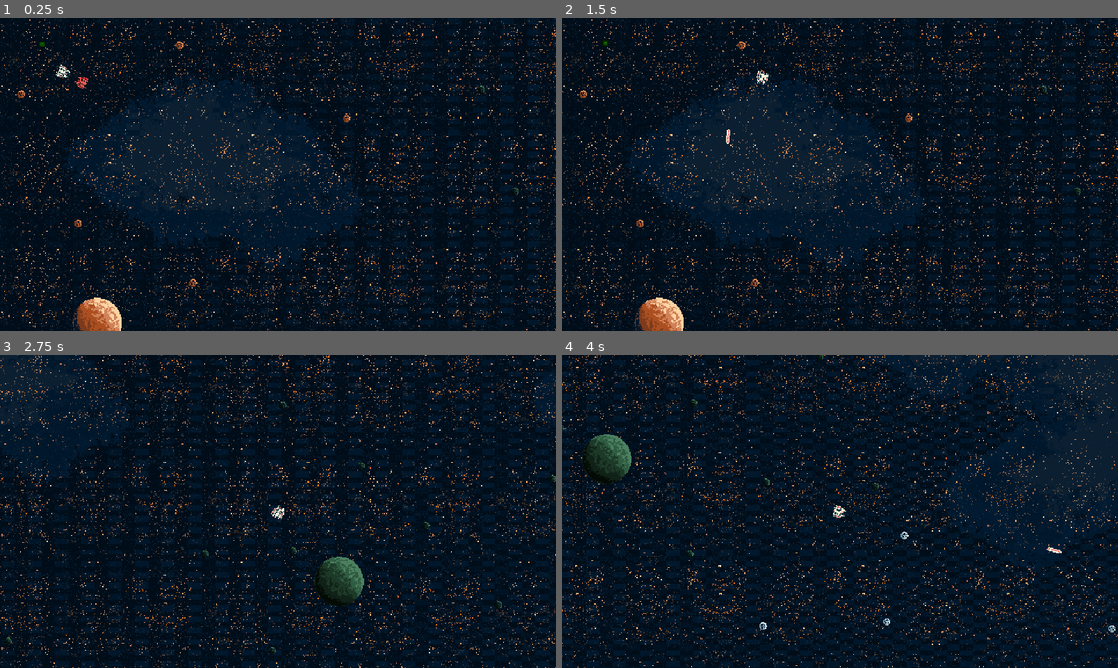
Above: before the commit, frames 1-4 (two rows, left to right).
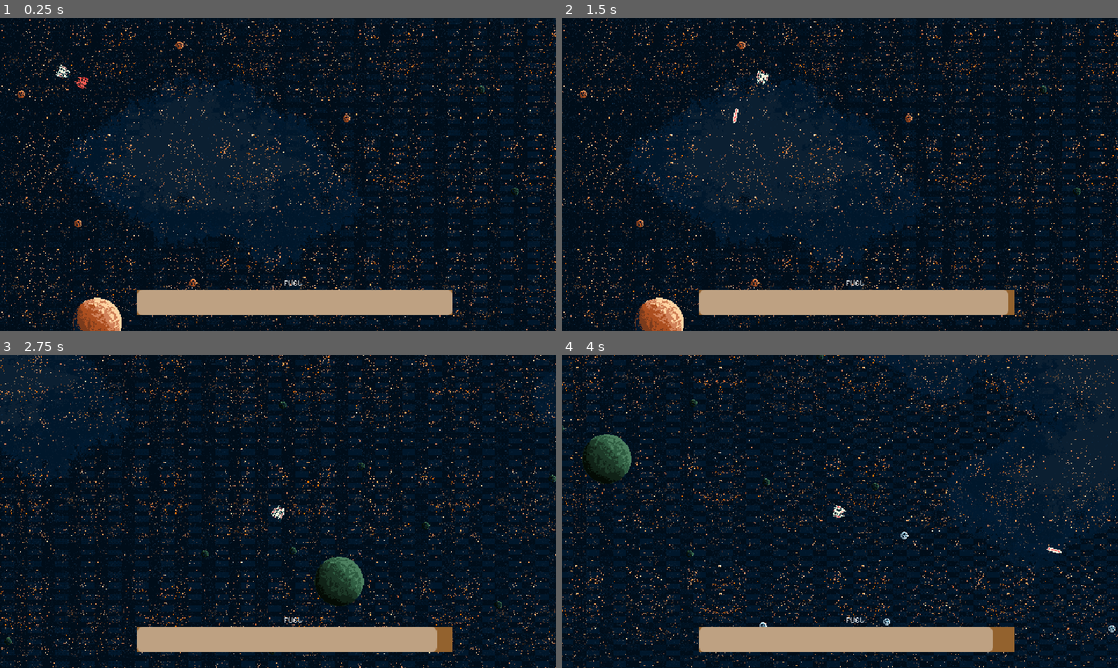
Above: after the commit, the same moments.

Repository: ungoabi/GMTK-GameJam-2026
Game: Godot game, scene res://scenes/main/main.tscn
The game is run twice, just before and just after one commit, with the same random seed, the same clock (stepped at 60 frames per second) and the same inputs. The engine's default icon, where the game draws it, is replaced by a stand-in: a white triangle on a blue panel in a dark square.
Inputs (mouse positions are in pixels of both pictures, inside the frame that each line leads up to):
- Up to frame 1 (0.25 s): no input
- Up to frame 2 (1.5 s): move the mouse to (962, 158) at 0.52 s; press the mouse at (962, 158) at 0.53 s; hold D (move_right) 0.53-1.28 s; move the mouse to (728, 190) at 1.27 s; release the mouse at (728, 190) at 1.28 s; hold S (move_down) from 1.28 s (still down); click (728, 190) at 1.35 s
- Up to frame 3 (2.75 s): move the mouse to (333, 442) at 2.02 s; release S (move_down) at 2.03 s; press the mouse at (333, 442) at 2.03 s; hold D (move_right) from 2.03 s (still down)
- Up to frame 4 (4 s): move the mouse to (812, 574) at 2.77 s; release D (move_right) at 2.78 s; release the mouse at (812, 574) at 2.78 s; hold U (debug_upgrade) 2.78-3.53 s; click (812, 574) at 2.85 s; move the mouse to (1006, 558) at 3.52 s; press the mouse at (1006, 558) at 3.53 s; hold A (move_left) from 3.53 s (still down)

The runs differ from the first frame. In frame 1, 4.6% of the frame differs, in the area x 7-82%, y 7-95%; in frame 2, 4.7%, in the area x 7-82%, y 6-95%; in frame 3, 4.6%; in frame 4, 4.6%.

Commit message:
Fuel bar
added a fuel bar and some other stuff

Diff:
--- /dev/null
+++ b/GameStats.gd
@@ -0,0 +1,3 @@
+extends Node
+
+var player_fuel: int = 100
--- a/project.godot
+++ b/project.godot
@@ -22,6 +22,7 @@
 [autoload]
 
 Audio="*uid://dorj4qkvog5l7"
+GameStats="*uid://dh0ra4rx5m45o"
 
 [display]
 
--- a/scenes/entities/enemy/enemy.gd
+++ b/scenes/entities/enemy/enemy.gd
@@ -11,7 +11,7 @@
 	player = get_tree().get_first_node_in_group("player") as Node2D
 
 func _physics_process(delta: float) -> void:
-	var direction: Vector2 = (player.global_position - global_position) #.normalized()
+	var direction: Vector2 = (player.global_position - global_position).normalized()
 	movement.process_movement(direction, delta)
 	move_and_slide()
 	look_at(player.global_position)
--- /dev/null
+++ b/scenes/entities/pickups/pickup.gd
@@ -0,0 +1,20 @@
+class_name Pickup
+extends Area2D
+
+
+# Called when the node enters the scene tree for the first time.
+func _ready() -> void:
+	pass # Replace with function body.
+
+
+# Called every frame. 'delta' is the elapsed time since the previous frame.
+func _process(delta: float) -> void:
+	pass
+
+
+func _on_body_entered(body: Node2D) -> void:
+	print("pickup collided")
+
+	if body.is_in_group("player"):
+		body.upgrade_laser()
+		queue_free()
--- /dev/null
+++ b/scenes/entities/pickups/pickup.tscn
@@ -0,0 +1,20 @@
+[gd_scene format=3 uid="uid://bnpq76ueaxg1a"]
+
+[ext_resource type="Script" uid="uid://dobmnexq8f4ki" path="res://scenes/entities/pickups/pickup.gd" id="1_nlkuh"]
+[ext_resource type="Texture2D" uid="uid://bdxesfnk74rr7" path="res://icon.svg" id="2_oo117"]
+
+[sub_resource type="CircleShape2D" id="CircleShape2D_wtj55"]
+radius = 30.066593
+
+[node name="Pickup" type="Area2D" unique_id=1100804757]
+collision_mask = 2
+script = ExtResource("1_nlkuh")
+
+[node name="Sprite2D" type="Sprite2D" parent="." unique_id=1261593343]
+scale = Vector2(0.3, 0.3)
+texture = ExtResource("2_oo117")
+
+[node name="CollisionShape2D" type="CollisionShape2D" parent="." unique_id=2090411416]
+shape = SubResource("CircleShape2D_wtj55")
+
+[connection signal="body_entered" from="." to="." method="_on_body_entered"]
--- /dev/null
+++ b/scenes/main/fuelmeter.gd
@@ -0,0 +1,11 @@
+extends Control
+
+@onready var progress_bar: ProgressBar = $ProgressBar
+# Called when the node enters the scene tree for the first time.
+func _ready() -> void:
+	pass # Replace with function body.
+
+
+# Called every frame. 'delta' is the elapsed time since the previous frame.
+func _process(delta: float) -> void:
+	progress_bar.value = GameStats.player_fuel
--- a/scenes/main/main.tscn
+++ b/scenes/main/main.tscn
@@ -3,8 +3,12 @@
 [ext_resource type="Script" uid="uid://oig6322gqcj5" path="res://scenes/main/spawnpoints.gd" id="1_6q06x"]
 [ext_resource type="PackedScene" uid="uid://4o6ejd3y3itj" path="res://scenes/player/player.tscn" id="1_hyk8p"]
 [ext_resource type="Texture2D" uid="uid://dajvro13rswhn" path="res://assets/sprites/background/test.png" id="2_6q06x"]
-[ext_resource type="PackedScene" uid="uid://dvc3x84p35o7s" path="res://scenes/entities/civilian/civilian.tscn" id="3_k2fmo"]
 [ext_resource type="PackedScene" uid="uid://dlsn7gc1ue34q" path="res://scenes/entities/enemy/enemy.tscn" id="4_l3cfh"]
+[ext_resource type="Script" uid="uid://bnapfrrroj8nr" path="res://scenes/main/fuelmeter.gd" id="5_ow5a4"]
+[ext_resource type="FontFile" uid="uid://dpl3t4707x302" path="res://assets/fonts/PixelifySans-VariableFont_wght.ttf" id="6_hujxm"]
+
+[sub_resource type="StyleBoxFlat" id="StyleBoxFlat_6q06x"]
+bg_color = Color(0.578085, 0.38297984, 0.18087208, 1)
 
 [node name="Main" type="Node" unique_id=545323619]
 process_mode = 3
@@ -44,13 +48,12 @@
 position = Vector2(145.99997, 124.99994)
 scale = Vector2(1.0064473, 0.9903985)
 
-[node name="Civilian" parent="World/Entity" unique_id=2128872988 instance=ExtResource("3_k2fmo")]
-position = Vector2(96, 61)
-
 [node name="Projectiles" type="Node2D" parent="World/Entity" unique_id=845012577]
 
 [node name="Enemy" parent="World/Entity" unique_id=457442979 instance=ExtResource("4_l3cfh")]
 position = Vector2(191, 149)
+
+[node name="Pickups" type="Node2D" parent="World/Entity" unique_id=1110522398]
 
 [node name="Effect" type="Node2D" parent="World" unique_id=1015931991]
 
@@ -64,11 +67,39 @@
 offset_right = 40.0
 offset_bottom = 40.0
 
+[node name="Fuelmeter" type="Control" parent="Hud/Hud" unique_id=53062728]
+anchors_preset = 0
+offset_right = 40.0
+offset_bottom = 40.0
+script = ExtResource("5_ow5a4")
+
+[node name="ProgressBar" type="ProgressBar" parent="Hud/Hud/Fuelmeter" unique_id=1992671675]
+layout_mode = 0
+offset_left = 158.0
+offset_top = 313.0
+offset_right = 521.0
+offset_bottom = 342.0
+theme_override_colors/font_color = Color(0.9490196, 0.9490196, 0.9490196, 0)
+theme_override_constants/outline_size = -1
+theme_override_styles/background = SubResource("StyleBoxFlat_6q06x")
+step = 1.0
+
+[node name="Label" type="Label" parent="Hud/Hud/Fuelmeter" unique_id=1189873776]
+layout_mode = 0
+offset_left = 327.0
+offset_top = 299.0
+offset_right = 349.0
+offset_bottom = 312.0
+theme_override_fonts/font = ExtResource("6_hujxm")
+theme_override_font_sizes/font_size = 9
+text = "FUEL"
+
 [node name="Pause" type="CanvasLayer" parent="." unique_id=215865766]
 process_mode = 2
 layer = 20
 
 [node name="Pause" type="Control" parent="Pause" unique_id=1890377558]
+visible = false
 layout_mode = 3
 anchors_preset = 0
 offset_right = 40.0
@@ -79,6 +110,7 @@
 layer = 40
 
 [node name="Transition" type="Control" parent="Transition" unique_id=232521085]
+visible = false
 layout_mode = 3
 anchors_preset = 0
 offset_right = 40.0
--- a/scenes/player/player.gd
+++ b/scenes/player/player.gd
@@ -1,5 +1,4 @@
 extends CharacterBody2D
-
 
 @onready var movement: Movement = $Movement
 @onready var animation: Node = $Animation
@@ -10,7 +9,6 @@
 var input_shoot: bool = false
 var input_debug_upgrade: bool = false
 
-var fuel: int
 
 #move this to a shield scene
 var shield_max: int
@@ -40,6 +38,9 @@
 func _process(_delta: float) -> void:
 	animation.animate()
 
+	if GameStats.player_fuel<1:
+		die()
+
 
 func _gather_input() -> void:
 	input_direction = Input.get_vector("move_left", "move_right", "move_up", "move_down")
@@ -47,7 +48,17 @@
 	#debug remove later
 	input_debug_upgrade = Input.is_action_just_pressed("debug_upgrade")
 
-
 func _shoot_weapons() -> void:
 	for weapon: Weapon in weapons.get_children():
 		weapon.shoot()
+
+func upgrade_laser():
+	for weapon: Weapon in weapons.get_children():
+		if weapon.is_in_group("laser"):
+			weapon.upgrade()
+
+func _on_fuel_timer_timeout() -> void:
+	GameStats.player_fuel-=1
+
+func die():
+	queue_free()
--- a/scenes/player/player.tscn
+++ b/scenes/player/player.tscn
@@ -106,3 +106,9 @@
 root_node = NodePath("../..")
 libraries/ = SubResource("AnimationLibrary_0owmy")
 autoplay = &"idle"
+
+[node name="FuelTimer" type="Timer" parent="." unique_id=324591487]
+wait_time = 0.5
+autostart = true
+
+[connection signal="timeout" from="FuelTimer" to="." method="_on_fuel_timer_timeout"]
--- a/scenes/weapons/laser_gun/laser_gun.gd
+++ b/scenes/weapons/laser_gun/laser_gun.gd
@@ -1,6 +1,7 @@
 extends Weapon
 
 func _ready() -> void:
+	add_to_group("laser")
 	upgrade()
 
 func _spawn_projectile(marker: Marker2D) -> void:
@@ -14,6 +15,6 @@
 func apply_upgrade():
 	#I don't know why I have to do this. fire_cooldown starts at 0.5 for some reason even though it's set to 1 in the editor
 	fire_cooldown = 1
-	var new_fire_cooldown = fire_cooldown - (weapon_level * 0.2)
+	var new_fire_cooldown = fire_cooldown - (weapon_level * 0.15)
 	fire_cooldown_timer.wait_time = new_fire_cooldown
 	print("upgrade applied. cooldown is"+str(fire_cooldown_timer.wait_time))
Not shown, added: GameStats.gd.uid
Binary file added: assets/fonts/PixelifySans-VariableFont_wght.ttf
Not shown, added: assets/fonts/PixelifySans-VariableFont_wght.ttf.import
Not shown, added: scenes/entities/pickups/pickup.gd.uid
Not shown, added: scenes/main/fuelmeter.gd.uid
Not shown, added: assets/fonts/Pixelify_Sans.zip
